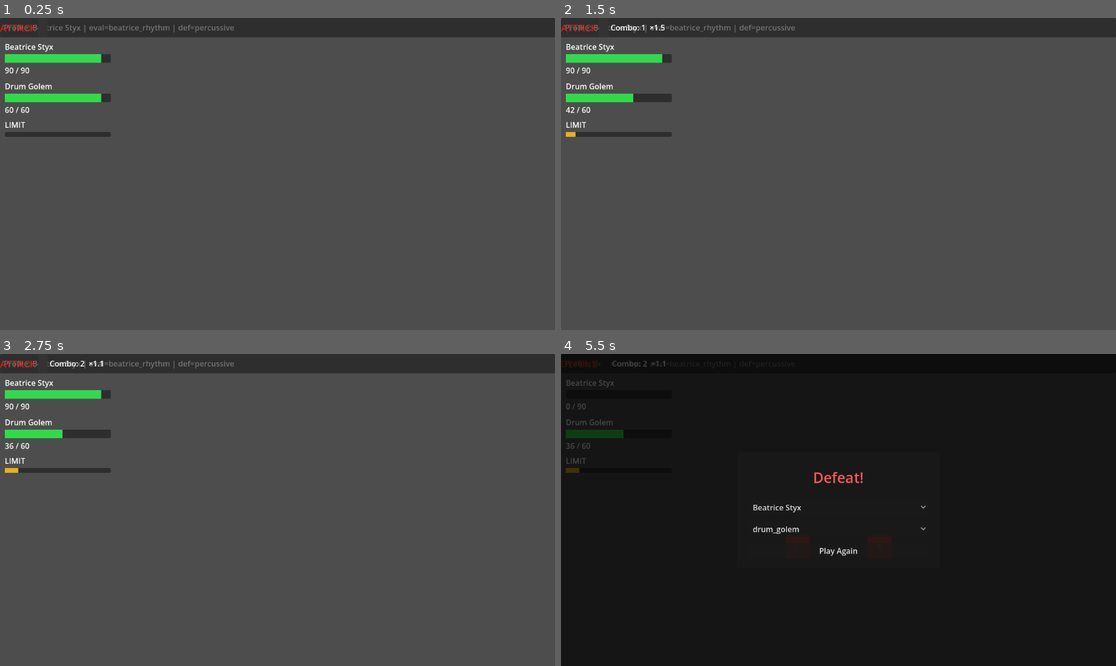
Above: before the commit, frames 1-4 (two rows, left to right).
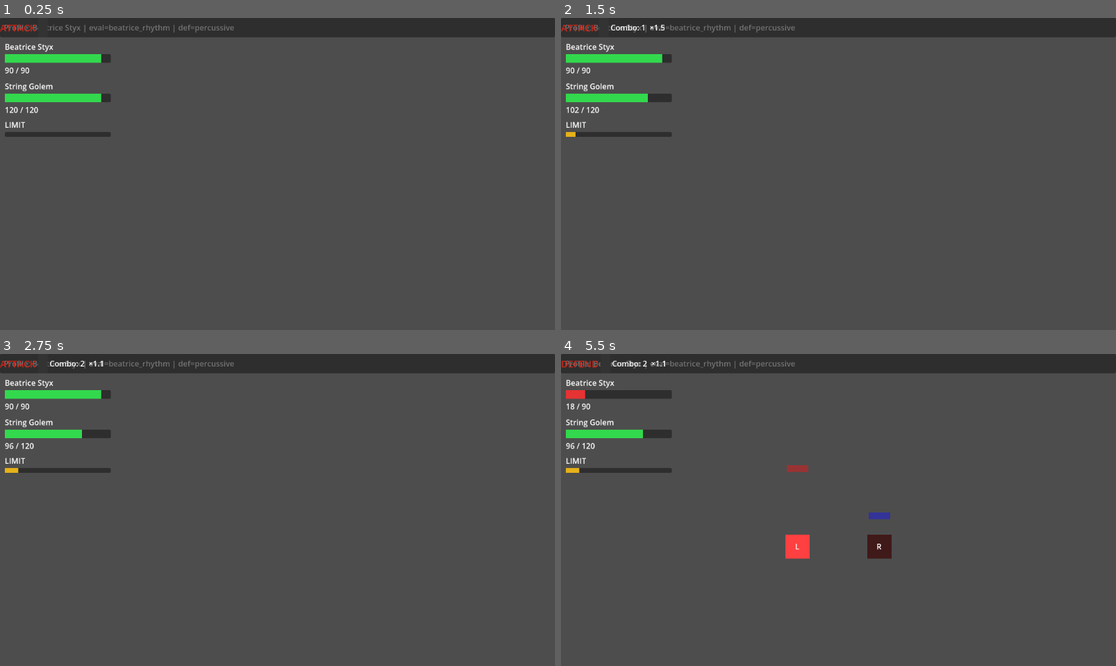
Above: after the commit, the same moments.

Repository: Parz1val1/rhythm-game-prototype
Game: Godot game, scene res://test_scene.tscn
Same seed, same stepped clock (60 frames per second), same inputs: the game is played once before the commit and once after it. Sound files missing from this copy of the repository are replaced by a short silence.
Inputs:
- Up to frame 1 (0.25 s): no input
- Up to frame 2 (1.5 s): tap Enter at 0.5 s; hold J (drum_right) 0.53-1.28 s; hold Space (limit_break) 0.53-1.28 s; hold Down (rhythm_down) from 1.28 s (still down); tap Space (limit_break) at 1.35 s
- Up to frame 3 (2.75 s): tap Enter at 2 s; release Down (rhythm_down) at 2.03 s; hold J (drum_right) from 2.03 s (still down); hold Space (limit_break) from 2.03 s (still down)
- Up to frame 4 (5.5 s): release J (drum_right) at 2.78 s; release Space (limit_break) at 2.78 s; hold Up (rhythm_up) 2.78-3.53 s; tap Space (limit_break) at 2.85, 4.35 s; tap Enter at 3.5 s; hold Space (limit_break) 3.53-4.28 s; hold F (drum_left) 3.53-5.03 s; hold Down (rhythm_down) from 5.03 s (still down); hold Space (limit_break) from 5.03 s (still down)

The runs differ from the first frame. In frame 1, 0.2% of the frame differs, in the area x 0-10%, y 20-31%; in frame 2, 0.3%; in frame 3, 0.2%; in frame 4, 100%, in the area x 0-100%, y 0-100%.

Commit message:
docs: add beat_offset gotcha to CLAUDE.md, update test count, editor normalizations
- CLAUDE.md: add gotcha warning that beat_offset arithmetic collapses on
  evenly-spaced whole-beat patterns; use sequence_index instead
- CLAUDE.md: update passing test count to 308
- test_scene.gd: note that active_profile is test-only; _PROFILE_MAP is
  the real source of truth
- Godot editor normalizations: UID additions for neutral_hit.gd ext_resource
  refs in drum_golem.tres and string_golem.tres; default-value pruning;
  project.godot property reorder; test_scene.tscn default encounter → string_golem

Co-Authored-By: Claude Sonnet 4.6 <noreply@anthropic.com>

Diff:
--- a/encounters/drum_golem.tres
+++ b/encounters/drum_golem.tres
@@ -1,23 +1,19 @@
 [gd_resource type="Resource" script_class="EncounterDefinition" format=3 uid="uid://dg5jb3uwcdfhs"]
 
 [ext_resource type="Script" uid="uid://c0mi14cj67sd6" path="res://characters/enemy_data.gd" id="1_dgolem"]
-[ext_resource type="Script" path="res://rhythm_engine/neutral_hit.gd" id="2_dgolem"]
+[ext_resource type="Script" uid="uid://b2pmf6pw2vfd0" path="res://rhythm_engine/neutral_hit.gd" id="2_dgolem"]
 [ext_resource type="Script" uid="uid://b12s3kg8vvvou" path="res://encounters/encounter_definition.gd" id="3_dgolem"]
 
 [sub_resource type="Resource" id="Hit_0"]
 script = ExtResource("2_dgolem")
-beat_offset = 0.0
-lane_count = 1
 
 [sub_resource type="Resource" id="Hit_1"]
 script = ExtResource("2_dgolem")
 beat_offset = 0.5
-lane_count = 1
 
 [sub_resource type="Resource" id="Hit_2"]
 script = ExtResource("2_dgolem")
 beat_offset = 1.0
-lane_count = 1
 
 [sub_resource type="Resource" id="Hit_3"]
 script = ExtResource("2_dgolem")
@@ -27,12 +23,10 @@
 [sub_resource type="Resource" id="Hit_4"]
 script = ExtResource("2_dgolem")
 beat_offset = 2.0
-lane_count = 1
 
 [sub_resource type="Resource" id="Hit_5"]
 script = ExtResource("2_dgolem")
 beat_offset = 2.5
-lane_count = 1
 
 [sub_resource type="Resource" id="Hit_6"]
 script = ExtResource("2_dgolem")
--- a/encounters/string_golem.tres
+++ b/encounters/string_golem.tres
@@ -1,48 +1,39 @@
 [gd_resource type="Resource" script_class="EncounterDefinition" format=3 uid="uid://4646gqe1de2a"]
 
 [ext_resource type="Script" uid="uid://c0mi14cj67sd6" path="res://characters/enemy_data.gd" id="1_b57sq"]
-[ext_resource type="Script" path="res://rhythm_engine/neutral_hit.gd" id="2_wb05o"]
+[ext_resource type="Script" uid="uid://b2pmf6pw2vfd0" path="res://rhythm_engine/neutral_hit.gd" id="2_wb05o"]
 [ext_resource type="Script" uid="uid://b12s3kg8vvvou" path="res://encounters/encounter_definition.gd" id="3_v6fl4"]
 
 [sub_resource type="Resource" id="Hit_0"]
 script = ExtResource("2_wb05o")
-beat_offset = 0.0
-lane_count = 1
 
 [sub_resource type="Resource" id="Hit_1"]
 script = ExtResource("2_wb05o")
 beat_offset = 1.0
-lane_count = 1
 
 [sub_resource type="Resource" id="Hit_2"]
 script = ExtResource("2_wb05o")
 beat_offset = 2.0
-lane_count = 1
 
 [sub_resource type="Resource" id="Hit_3"]
 script = ExtResource("2_wb05o")
 beat_offset = 3.0
-lane_count = 1
 
 [sub_resource type="Resource" id="Hit_4"]
 script = ExtResource("2_wb05o")
 beat_offset = 4.0
-lane_count = 1
 
 [sub_resource type="Resource" id="Hit_5"]
 script = ExtResource("2_wb05o")
 beat_offset = 5.0
-lane_count = 1
 
 [sub_resource type="Resource" id="Hit_6"]
 script = ExtResource("2_wb05o")
 beat_offset = 6.0
-lane_count = 1
 
 [sub_resource type="Resource" id="Hit_7"]
 script = ExtResource("2_wb05o")
 beat_offset = 7.0
-lane_count = 1
 
 [sub_resource type="Resource" id="Enemy_golem"]
 script = ExtResource("1_b57sq")
--- a/project.godot
+++ b/project.godot
@@ -11,10 +11,10 @@
 [application]
 
 config/name="RhythmGamePrototype"
-audio/buses/default_bus_layout="res://default_bus_layout.tres"
 run/main_scene="res://test_scene.tscn"
 config/features=PackedStringArray("4.6", "GL Compatibility")
 config/icon="res://icon.svg"
+audio/buses/default_bus_layout="res://default_bus_layout.tres"
 config/run/main_scene="res://test_scene.tscn"
 
 [autoload]
@@ -64,7 +64,6 @@
 ]
 }
 
-
 [physics]
 
 3d/physics_engine="Jolt Physics"
--- a/test_scene.gd
+++ b/test_scene.gd
@@ -22,6 +22,7 @@
 @export var player_first: bool = true
 
 ## Optional profile override. If null, auto-selects from _PROFILE_MAP.
+## Test-only convenience — _PROFILE_MAP is the real source of truth in normal flow.
 @export var active_profile: CharacterInputProfile = null
 
 ## Drag an encounters/*.tres file here to select the default encounter.
--- a/test_scene.tscn
+++ b/test_scene.tscn
@@ -3,7 +3,7 @@
 [ext_resource type="Script" uid="uid://doiug066vs7ax" path="res://test_scene.gd" id="1"]
 [ext_resource type="Resource" uid="uid://cb45to5plns6o" path="res://characters/beatrice_profile.tres" id="2_buypi"]
 [ext_resource type="AudioStream" uid="uid://cayshwva0vr5i" path="res://audio/fassounds-escape-your-love-upbeat-fashion-pop-dance-412230.mp3" id="2_ia1lp"]
-[ext_resource type="Resource" uid="uid://dg5jb3uwcdfhs" path="res://encounters/drum_golem.tres" id="3_buypi"]
+[ext_resource type="Resource" uid="uid://4646gqe1de2a" path="res://encounters/string_golem.tres" id="3_buypi"]
 [ext_resource type="PackedScene" path="res://combat/combat_ui.tscn" id="3_combatui"]
 [ext_resource type="PackedScene" path="res://combat/note_lane.tscn" id="4_noteln"]
 [ext_resource type="PackedScene" path="res://combat/audio_feedback.tscn" id="5_audiofb"]
Not shown, changed: CLAUDE.md
